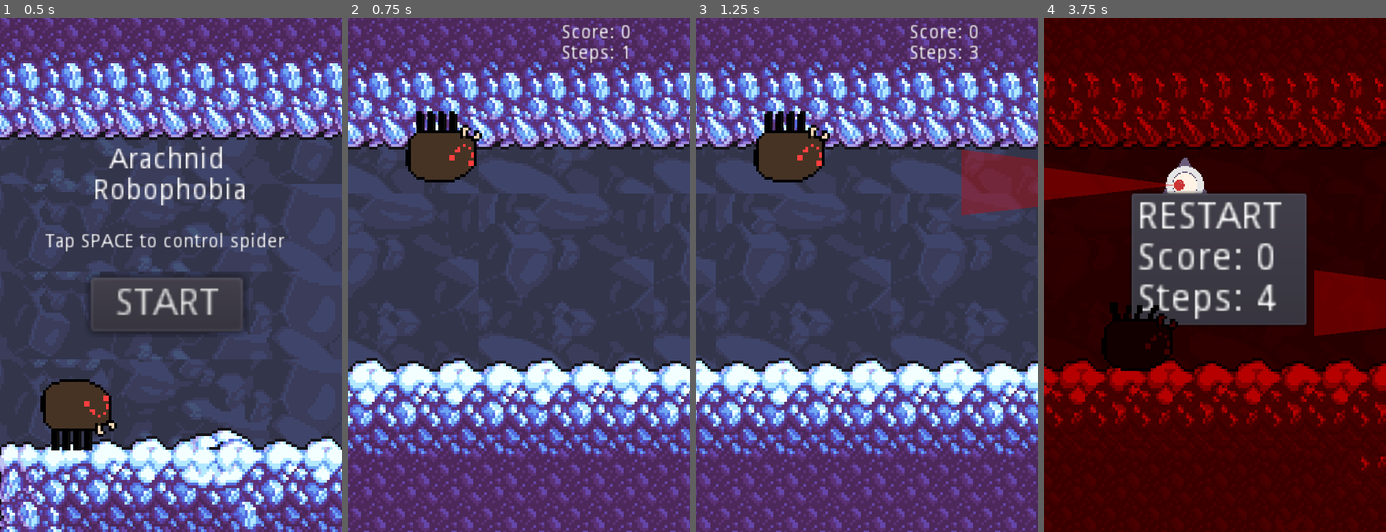
Above: before the commit, frames 1-4 (left to right).
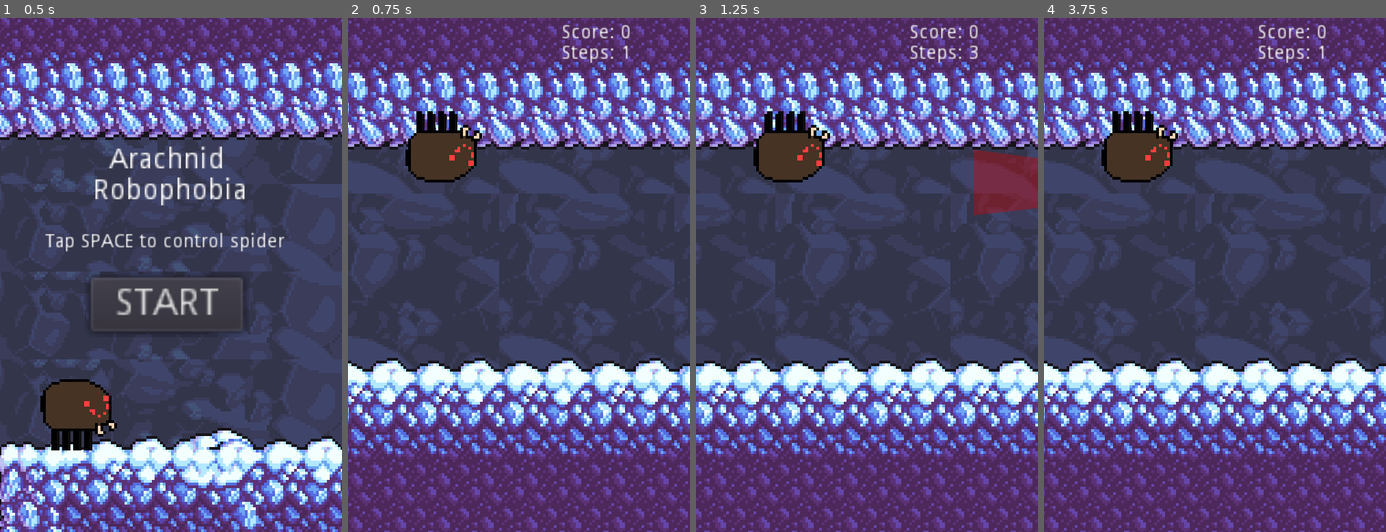
Above: after the commit, the same moments.

Repository: SecsAndCyber/ChillJam-SpiderEscape
Game: Godot game, scene res://Scenes/Menu.tscn
The game is run twice, just before and just after one commit, with the same random seed, the same clock (stepped at 60 frames per second) and the same inputs.
Inputs:
- Up to frame 1 (0.5 s): no input
- Up to frame 2 (0.75 s): click "START" at 0.5 s
- Up to frame 3 (1.25 s): no input
- Up to frame 4 (3.75 s): tap Space (ui_select) at 1.52, 2.27 s; click "RESTART Score: 0 Steps: 4" at 3.5 s

Frame 1 is identical in both runs. In frame 2, 45% of the frame differs, in the area x 0-100%, y 0-100%; in frame 3, 47%; in frame 4, 92%.

Commit message:
Add sound, improved handling

Diff:
--- a/Scenes/Drone.tscn
+++ b/Scenes/Drone.tscn
@@ -47,7 +47,7 @@
 
 [node name="Drone" type="AnimatedSprite" parent="."]
 frames = SubResource( 6 )
-frame = 2
+frame = 3
 playing = true
 centered = false
 flip_h = true
@@ -64,8 +64,14 @@
 position = Vector2( 22.5, 28.5 )
 shape = SubResource( 7 )
 
-[node name="Polygon2D" type="Polygon2D" parent="Drone"]
+[node name="WarningLight" type="Polygon2D" parent="Drone"]
 position = Vector2( 32, 20 )
+z_index = 30
 color = Color( 0.843137, 0.109804, 0.109804, 1 )
 texture = SubResource( 9 )
 polygon = PoolVector2Array( -208, -20, -13, 6, -208, 28 )
+
+[node name="Warning" type="Area2D" parent="Drone/WarningLight"]
+
+[node name="CollisionPolygon2D" type="CollisionPolygon2D" parent="Drone/WarningLight/Warning"]
+polygon = PoolVector2Array( -80, -4, -208, -20, -208, 28, -80, 12 )
--- a/Scenes/GameBoard.tscn
+++ b/Scenes/GameBoard.tscn
@@ -1,13 +1,15 @@
-[gd_scene load_steps=9 format=2]
+[gd_scene load_steps=13 format=2]
 
 [ext_resource path="res://Scenes/Player.tscn" type="PackedScene" id=1]
 [ext_resource path="res://Scripts/GameBoard.gd" type="Script" id=2]
 [ext_resource path="res://Scenes/Controller.tscn" type="PackedScene" id=3]
 [ext_resource path="res://Scenes/IceCaveLevel1.tscn" type="PackedScene" id=4]
 [ext_resource path="res://Scenes/Drone.tscn" type="PackedScene" id=5]
-
-[sub_resource type="RectangleShape2D" id=1]
-extents = Vector2( 258.5, 108.25 )
+[ext_resource path="res://Art/Sounds/Descending.wav" type="AudioStream" id=6]
+[ext_resource path="res://Art/Sounds/Impact.wav" type="AudioStream" id=7]
+[ext_resource path="res://Art/Sounds/Background.wav" type="AudioStream" id=8]
+[ext_resource path="res://Art/Sounds/Scored.wav" type="AudioStream" id=9]
+[ext_resource path="res://Art/Sounds/Spotted.wav" type="AudioStream" id=10]
 
 [sub_resource type="Gradient" id=2]
 offsets = PoolRealArray( 0 )
@@ -23,21 +25,28 @@
 }
 
 [node name="ScrollingMap" type="Node2D" parent="."]
+z_index = 1
+z_as_relative = false
 
 [node name="Ceiling" type="Control" parent="ScrollingMap"]
 margin_top = 120.0
 margin_right = 501.0
 margin_bottom = 160.0
-
-[node name="CollisionShape2D2" type="CollisionShape2D" parent="ScrollingMap/Ceiling"]
-position = Vector2( 258.5, 24 )
-shape = SubResource( 1 )
+mouse_filter = 2
 
 [node name="WebPoint" type="Control" parent="ScrollingMap/Ceiling"]
-margin_left = 90.0
+margin_left = 125.0
 margin_top = 40.0
-margin_right = 98.0
+margin_right = 133.0
 margin_bottom = 48.0
+mouse_filter = 2
+
+[node name="RestartButton" type="Button" parent="ScrollingMap"]
+margin_left = 96.0
+margin_top = 256.0
+margin_right = 240.0
+margin_bottom = 352.0
+rect_scale = Vector2( 2, 2 )
 
 [node name="Score" type="RichTextLabel" parent="ScrollingMap"]
 margin_left = 312.0
@@ -46,16 +55,11 @@
 margin_bottom = 68.0
 rect_scale = Vector2( 2, 2 )
 mouse_filter = 2
-text = "Score: 0"
+text = "RESTART
+Score: 99
+Steps: 999"
 scroll_active = false
 deselect_on_focus_loss_enabled = false
-
-[node name="RestartButton" type="Button" parent="ScrollingMap"]
-margin_left = 128.0
-margin_top = 256.0
-margin_right = 256.0
-margin_bottom = 352.0
-rect_scale = Vector2( 2, 2 )
 
 [node name="Controller" parent="." instance=ExtResource( 3 )]
 
@@ -65,27 +69,47 @@
 margin_right = 123.0
 margin_bottom = 191.0
 rect_scale = Vector2( 4, 4 )
+mouse_filter = 2
 
 [node name="Player" parent="SpiderBox" instance=ExtResource( 1 )]
 position = Vector2( 24.75, 18 )
 
-[node name="WebPoint" type="Control" parent="SpiderBox"]
-margin_left = 12.0
-margin_top = 22.0
-margin_right = 17.0
-margin_bottom = 27.0
+[node name="Drone" parent="SpiderBox" instance=ExtResource( 5 )]
+margin_left = -32.646
+margin_top = 13.182
+margin_right = -7.646
+margin_bottom = 41.182
+rect_scale = Vector2( 0.25, 0.25 )
+mouse_filter = 2
+scale = 0.25
 
-[node name="Drone" parent="SpiderBox/WebPoint" instance=ExtResource( 5 )]
-margin_left = -44.646
-margin_top = -8.818
-margin_right = -19.646
-margin_bottom = 19.182
-rect_scale = Vector2( 0.25, 0.25 )
-scale = 0.25
+[node name="FallingSound" type="AudioStreamPlayer" parent="SpiderBox"]
+stream = ExtResource( 6 )
+volume_db = -30.0
+pitch_scale = 0.5
+
+[node name="ImpactSound" type="AudioStreamPlayer" parent="SpiderBox"]
+stream = ExtResource( 7 )
+volume_db = -5.0
+
+[node name="ScoreSound" type="AudioStreamPlayer" parent="SpiderBox"]
+stream = ExtResource( 9 )
+volume_db = -10.0
+
+[node name="SpottedSound" type="AudioStreamPlayer" parent="SpiderBox"]
+stream = ExtResource( 10 )
+volume_db = -30.0
 
 [node name="ParallaxBackground" parent="." instance=ExtResource( 4 )]
 
+[node name="BackgroundSound" type="AudioStreamPlayer" parent="ParallaxBackground"]
+stream = ExtResource( 8 )
+volume_db = -35.0
+pitch_scale = 0.5
+autoplay = true
+
 [node name="TouchScreenButton" type="TouchScreenButton" parent="."]
+visible = false
 position = Vector2( 0, -240 )
 scale = Vector2( 0.257812, 1256 )
 normal = SubResource( 3 )
--- a/Scenes/Player.tscn
+++ b/Scenes/Player.tscn
@@ -2,10 +2,6 @@
 
 [ext_resource path="res://Scripts/Player.gd" type="Script" id=1]
 [ext_resource path="res://Art/Pixilart_Sprite_Sheet_2.png" type="Texture" id=2]
-
-[sub_resource type="CapsuleShape2D" id=7]
-radius = 7.33333
-height = 1.33333
 
 [sub_resource type="AtlasTexture" id=1]
 atlas = ExtResource( 2 )
@@ -35,17 +31,45 @@
 "speed": 5.0
 } ]
 
+[sub_resource type="CapsuleShape2D" id=7]
+radius = 5.33333
+height = 6.66667
+
 [node name="Player" type="Area2D"]
 script = ExtResource( 1 )
-
-[node name="CollisionShape2D" type="CollisionShape2D" parent="."]
-position = Vector2( 1, 0 )
-scale = Vector2( 1.5, 1.5 )
-shape = SubResource( 7 )
 
 [node name="Sprite" type="AnimatedSprite" parent="."]
 frames = SubResource( 6 )
 
+[node name="WebPoint" type="Control" parent="Sprite"]
+anchor_left = 0.262
+anchor_top = 0.619
+anchor_right = 0.262
+anchor_bottom = 0.619
+margin_left = -25.1
+margin_top = -24.95
+margin_right = -24.6
+margin_bottom = -24.45
+mouse_filter = 2
+
+[node name="FootPoint" type="Control" parent="Sprite"]
+anchor_left = 0.262
+anchor_top = 0.619
+anchor_right = 0.262
+anchor_bottom = 0.619
+margin_left = -13.22
+margin_top = -15.668
+margin_right = -12.72
+margin_bottom = -15.168
+mouse_filter = 2
+
+[node name="CollisionShape2D" type="CollisionShape2D" parent="."]
+visible = false
+position = Vector2( -2, -2 )
+rotation = 1.5708
+scale = Vector2( 1.5, 1.5 )
+shape = SubResource( 7 )
+
 [connection signal="area_entered" from="." to="." method="_on_Player_area_entered"]
 [connection signal="area_shape_entered" from="." to="." method="_on_Player_area_shape_entered"]
 [connection signal="body_entered" from="." to="." method="_on_Player_body_entered"]
--- a/Scripts/Drone.gd
+++ b/Scripts/Drone.gd
@@ -8,7 +8,7 @@
 
 # Called when the node enters the scene tree for the first time.
 func _ready():
-	pass # Replace with function body.
+	pass
 
 var next_frame = 0
 # Called every frame. 'delta' is the elapsed time since the previous frame.
--- a/Scripts/GameBoard.gd
+++ b/Scripts/GameBoard.gd
@@ -8,13 +8,17 @@
 onready var screen_size = get_viewport().size
 onready var spider_floor = $ScrollingMap/Ceiling.rect_position.y
 onready var score_box = $ScrollingMap/Score
+onready var score_box_location = score_box.rect_position
+
 var can_climb = true
 var dropping = false
 var dead = false
 export var fall_distance = 0
-export var gravity = 10
-var screen_speed = 500
+export var gravity = .1
+var drone_speed = 100
+var crawl_speed = 200
 var score = 0
+var midpoint = null
 
 # Called when the node enters the scene tree for the first time.
 func _ready():
@@ -28,49 +32,92 @@
 var next_frame = 0
 var next_level = 0
 # Called every frame. 'delta' is the elapsed time since the previous frame.
+
+func _physics_process(delta):
+	if not dead:
+		$ParallaxBackground.get_node("DroneLayer").motion_offset.x -= (crawl_speed + drone_speed) * delta
+		if not $SpiderBox/Player.jumping:
+			$ParallaxBackground.get_node("ParallaxLayer").motion_offset.x -= (crawl_speed) * delta
+
 func _process(delta):
 	update()
+	if not $ParallaxBackground/BackgroundSound.playing:
+		$ParallaxBackground/BackgroundSound.play()
 	if not dead:
 		score_box.text = "Score: %s\nSteps: %s" % [int(score), $SpiderBox/Player.steps]
-		$SpiderBox/WebPoint/Drone.scale = score / 20
+		$SpiderBox/Drone.scale = clamp(score / 20,0, 1.75)
+		$ParallaxBackground/BackgroundSound.pitch_scale = clamp(score / 20, .01, 2)
 	else:
 		score_box.text = "RESTART\nScore: %s\nSteps: %s" % [int(score), $SpiderBox/Player.steps]
 	if next_level < OS.get_system_time_msecs():
 		next_level = OS.get_system_time_msecs() + 1000 * 15
-		screen_speed += 150
+		crawl_speed += 10
+		drone_speed += 5
 
 	if next_frame < OS.get_system_time_msecs():
 		next_frame = OS.get_system_time_msecs() + 25
-		if not dead:
-			$ParallaxBackground.scroll_offset.x -= screen_speed * delta
 		if dropping:
-			fall_distance += 15
+			fall_distance += 1500 * delta
+		if midpoint:
+			midpoint.x = $ScrollingMap/Ceiling/WebPoint.rect_global_position.x
+
+		if fall_distance > 15:
+			if not $SpiderBox/FallingSound.playing:
+				$SpiderBox/FallingSound.play()
 
 		if $SpiderBox/Player.jumping and fall_distance < 14:
 			fall_distance = 0
+			if $SpiderBox/FallingSound.playing:
+				$SpiderBox/FallingSound.stop()
 			if not dead and can_climb:
 				if abs($SpiderBox.rect_position.y - spider_floor) < 5:
+					midpoint = null
 					$SpiderBox.rect_position.y = spider_floor
 					$SpiderBox/Player.jumping = false
+					$SpiderBox/Player.pivot = 0
 				else:
-					$SpiderBox.rect_position.y = lerp($SpiderBox.rect_position.y, spider_floor, (.75 * gravity) * delta)
+					if not midpoint:
+						midpoint = $SpiderBox/Player.get_node("Sprite/WebPoint").rect_global_position
+					$SpiderBox/Player.pivot = -90
+					$SpiderBox.rect_position.y = clamp(
+												$SpiderBox.rect_position.y - ((.75 * gravity) / delta),
+												spider_floor,
+												$SpiderBox.rect_position.y)
 		elif fall_distance:
 			$SpiderBox/Player.jumping = true
 			var target = $SpiderBox.rect_position.y + fall_distance
-			$SpiderBox.rect_position.y = lerp($SpiderBox.rect_position.y, target, gravity * delta)
+			$SpiderBox.rect_position.y = clamp(
+												$SpiderBox.rect_position.y + ((gravity) / delta),
+												$SpiderBox.rect_position.y,
+												target)
 			fall_distance =  abs($SpiderBox.rect_position.y - target)
+			if midpoint and midpoint.y < $SpiderBox/Player.get_node("Sprite/WebPoint").rect_global_position.y:
+				midpoint = null
 
 func _draw():
 	if not dead and $SpiderBox/Player.jumping:
-		draw_line(
+		if midpoint:
+			draw_line(
+						$ScrollingMap/Ceiling/WebPoint.rect_global_position,
+						midpoint,
+						Color(255, 255, 255), 2
+					)
+			draw_line(
+						midpoint,
+						$SpiderBox/Player.get_node("Sprite/WebPoint").rect_global_position,
+						Color(255, 255, 255), 2
+				)
+		else:
+			draw_line(
 					$ScrollingMap/Ceiling/WebPoint.rect_global_position,
-					$SpiderBox/WebPoint.rect_global_position,
+					$SpiderBox/Player.get_node("Sprite/WebPoint").rect_global_position,
 					Color(255, 255, 255), 2
 				)
 
 var dead_taps = 0
 func _on_Controller_tapped():
 	if not dead:
+		$SpiderBox/Player.pivot = 90
 		fall_distance = 75
 		can_climb = true
 	else:
@@ -81,26 +128,41 @@
 func _on_Controller_hold_started():
 	if not dead:
 		if not $SpiderBox/Player.jumping and fall_distance < 2:
+			midpoint = null
+			$SpiderBox/Player.pivot = 90
 			dropping = true
 		else:
+			if not midpoint:
+				midpoint = $SpiderBox/Player.get_node("Sprite/WebPoint").rect_global_position
 			can_climb = false
 
 func _on_Controller_hold_ended(_duration):
 	if not dead:
+		$SpiderBox/Player.pivot = -90
 		dropping = false
 		can_climb = true
+		fall_distance = 0
 
 func _on_Player_hit_enemy(other):
+	if other.get_name() == "Warning":
+		if not $SpiderBox/SpottedSound.playing:
+			$SpiderBox/SpottedSound.play()
+		return
 	if other.get_name() == "Score":
 		score += .5
+		if not $SpiderBox/ScoreSound.playing:
+			$SpiderBox/ScoreSound.play()
 		return
 	print("Hit ", other)
 	if not dead:
+		if not $SpiderBox/ImpactSound.playing:
+			$SpiderBox/ImpactSound.play()
 		$ScrollingMap/RestartButton.disabled = false
 		$ScrollingMap/RestartButton.show()
 		$ScrollingMap.remove_child(score_box)
 		$ScrollingMap/RestartButton.add_child(score_box)
 		score_box.rect_position = Vector2(4,4)
+		score_box.rect_scale = Vector2(2,2)
 		dropping = true
 		dead = true
 		can_climb = false
@@ -108,7 +170,16 @@
 		$ParallaxBackground/ParallaxLayer/IceCaveLevel1.modulate = Color(.75, 0, 0)
 		$SpiderBox/Player/Sprite.modulate = Color(.25, 0, 0)
 	if other.get_name() == "Floor":
+		if not $SpiderBox/ImpactSound.playing:
+			$SpiderBox/ImpactSound.play()
+
+		if dropping:
+			if $SpiderBox/Player.pivot > 0:
+				$SpiderBox/Player.pivot -= 90
+			if dropping and $SpiderBox/Player.pivot < 0:
+				$SpiderBox/Player.pivot += 90
 		dropping = false
+		fall_distance = 0
 
 func _on_Button_pressed():
 	get_tree().change_scene("res://Scenes/GameBoard.tscn")
--- a/Scripts/Player.gd
+++ b/Scripts/Player.gd
@@ -5,7 +5,9 @@
 export var walking = false
 export var jumping = false
 export var steps = 0
+export var pivot = 0
 
+var climp_speed = 4
 
 # Called when the node enters the scene tree for the first time.
 func _ready():
@@ -14,6 +16,10 @@
 var next_frame = 0
 # Called every frame. 'delta' is the elapsed time since the previous frame.
 func _process(delta):
+	if pivot > rotation_degrees:
+		rotation_degrees = clamp(rotation_degrees + (climp_speed*90)*delta, 0, pivot)
+	else:
+		rotation_degrees = clamp(rotation_degrees - (climp_speed*90)*delta, pivot, 90)
 	if next_frame < OS.get_system_time_msecs():
 		next_frame = OS.get_system_time_msecs() + 250
 		if jumping:
Not shown, added: Art/Sounds/Background.wav.import
Not shown, added: Art/Sounds/Descending.wav.import
Not shown, added: Art/Sounds/Impact.wav.import
Not shown, added: Art/Sounds/Scored.wav.import
Not shown, added: Art/Sounds/Spotted.wav.import
Not shown, added: .gitignore
Not shown, added: Art/Sounds/Background.wav
Not shown, added: Art/Sounds/Descending.wav
Not shown, added: Art/Sounds/Impact.wav
Not shown, added: Art/Sounds/Scored.wav
Not shown, added: Art/Sounds/Spotted.wav
